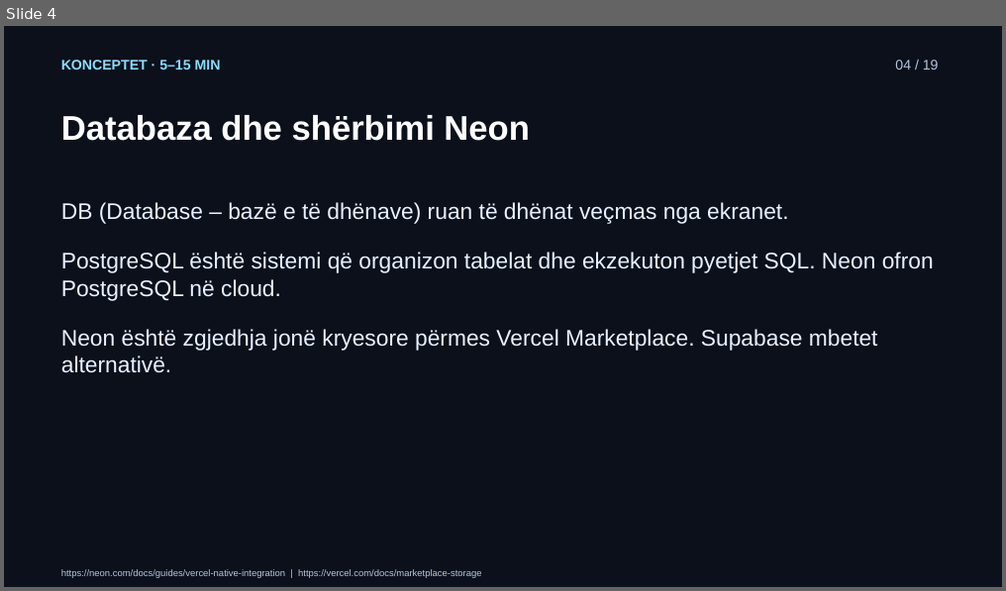
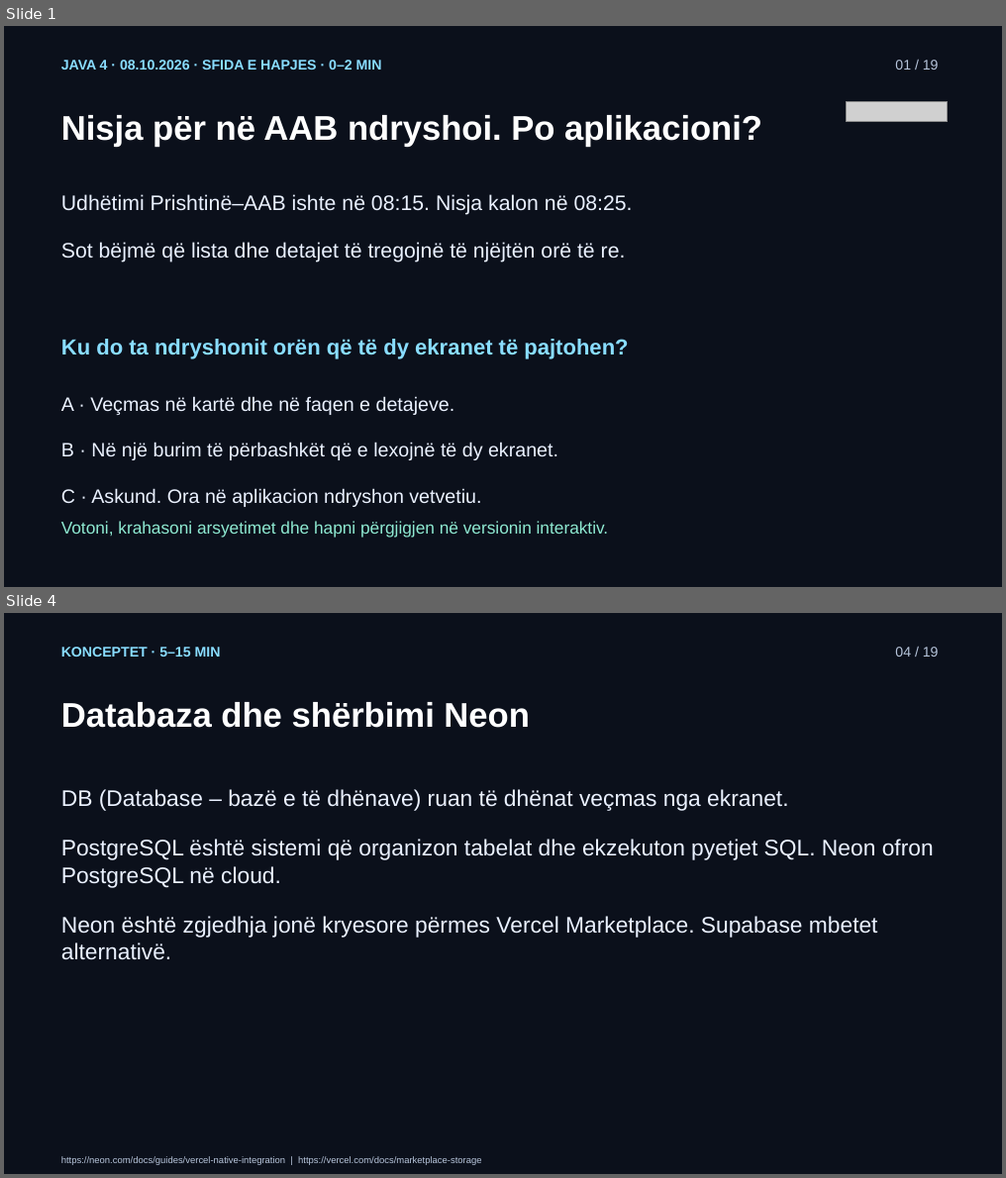
Before and after one commit to arbenl/arbenl.github.io, a slide deck: lendet/2026-2027/mobile/lectures/ligjerata-04-neon-postgresql-rideshare-2026.pptx. Shown one above the other, each under a label of ours: slide 4 before the commit, slides 1 and 4 after it; the slides between them are not shown. The pictures are 1006x591 and 1006x1178 pixels, drawn with LibreOffice and Linux fonts; fonts in the diff are those of the drawing; grey boxes stand for pictures. Boxes give left, top, right and bottom in pixels: in the first picture for what was removed or moved away, otherwise in the second. Text is boxed around its words. In the diff, an @@ line names an element or a change of style, - is before the commit and + after.

```diff
--- a/lendet/2026-2027/mobile/lectures/ligjerata-04-neon-postgresql-rideshare-2026.pptx
+++ b/lendet/2026-2027/mobile/lectures/ligjerata-04-neon-postgresql-rideshare-2026.pptx
@@ slide 1 added at bbox=[4, 26, 1002, 587], background #0B101B @@
@@ text added at bbox=[61, 60, 382, 70], 13.5 pt, text #89DDFF, bold @@
+JAVA 4 · 08.10.2026 · SFIDA E HAPJES · 0–2 MIN
@@ text added at bbox=[895, 60, 939, 70], 13.5 pt, text #B7C5DB @@
+01 / 19
@@ picture added at bbox=[846, 101, 947, 122] @@
@@ text added at bbox=[61, 115, 762, 147], 33 pt, text #FFFFFF, bold @@
+Nisja për në AAB ndryshoi. Po aplikacioni?
@@ text added at bbox=[61, 194, 633, 263], 20.2 pt, text #EAF1FF @@
+Udhëtimi Prishtinë–AAB ishte në 08:15. Nisja kalon në 08:25.
+Sot bëjmë që lista dhe detajet të tregojnë të njëjtën orë të re.
@@ text added at bbox=[61, 339, 628, 360], 21 pt, text #89DDFF, bold @@
+Ku do ta ndryshonit orën që të dy ekranet të pajtohen?
@@ text added at bbox=[61, 396, 558, 507], 18.8 pt, text #EAF1FF @@
+A · Veçmas në kartë dhe në faqen e detajeve.
+B · Në një burim të përbashkët që e lexojnë të dy ekranet.
+C · Askund. Ora në aplikacion ndryshon vetvetiu.
@@ text added at bbox=[61, 521, 609, 538], 16.5 pt, text #8EE9D1 @@
+Votoni, krahasoni arsyetimet dhe hapni përgjigjen në versionin interaktiv.
```
Also in this commit, not shown: 1 slide changed, 2 other slides added, 3 slides removed, 15 other files.
